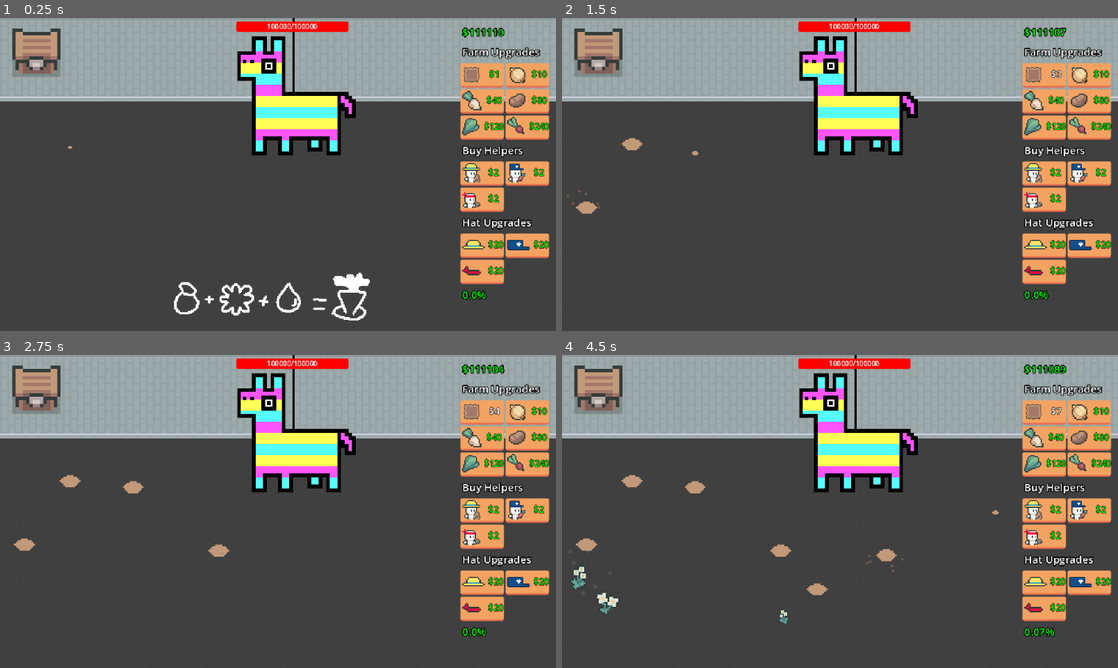
Above: before the commit, frames 1-4 (two rows, left to right).
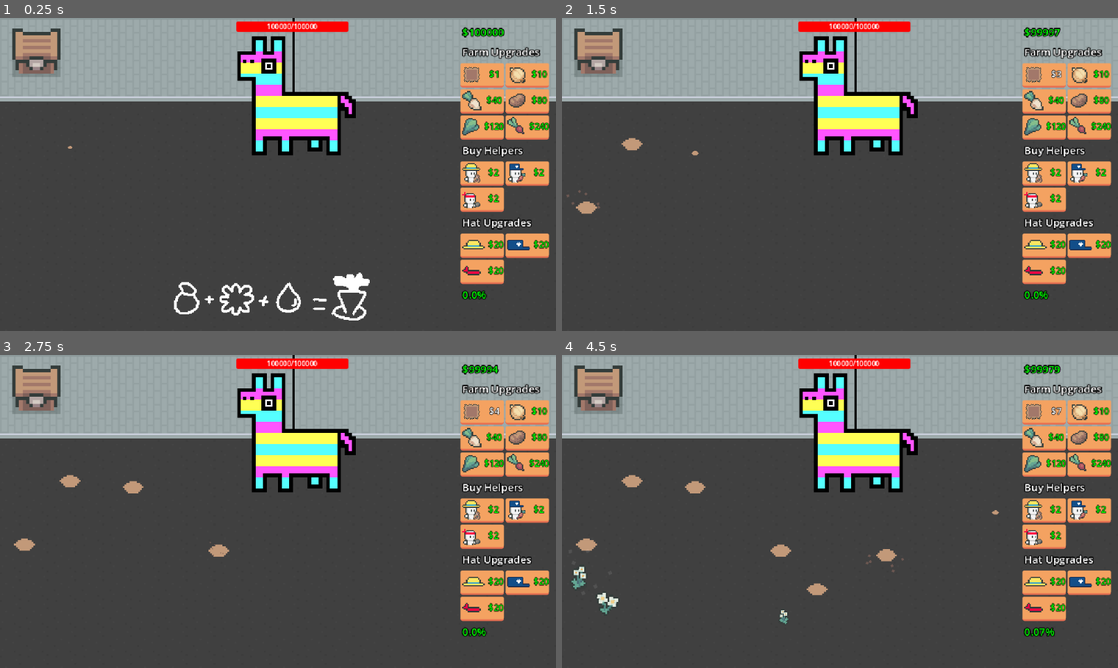
Above: after the commit, the same moments.

Repository: eric-marsh/farminata
Game: Godot game, scene res://scene/scene_switcher.tscn
The game is run twice, just before and just after one commit, with the same random seed, the same clock (stepped at 60 frames per second) and the same inputs. Sound files missing from this copy of the repository are replaced by a short silence.
Inputs:
- Up to frame 1 (0.25 s): no input
- Up to frame 2 (1.5 s): click "$1" at 0.5 s; click "$2" at 1.25 s
- Up to frame 3 (2.75 s): click "$3" at 2 s
- Up to frame 4 (4.5 s): click "$4" at 2.75 s; click "$5" at 3.5 s; click "$6" at 4.25 s

The runs differ from the first frame. In frame 1, 0.1% of the frame differs, in the area x 85-90%, y 3-6%; in frame 2, 0.2%; in frame 3, 0.2%, in the area x 84-91%, y 3-7%; in frame 4, 0.2%.
Error in both runs: Out of bounds get index '0' (on base: 'Array[Node]') (res://scene/plots_container.gd:9)

Commit message:
misc bug fixes

Diff:
--- a/scene/plot.tscn
+++ b/scene/plot.tscn
@@ -141,7 +141,6 @@
 script = ExtResource("1_xmivb")
 
 [node name="Area2D" type="Area2D" parent="."]
-visible = false
 y_sort_enabled = true
 position = Vector2(0, -11)
 
--- a/script/debug.gd
+++ b/script/debug.gd
@@ -2,14 +2,16 @@
 
 var ALL_FULL_CROPS_AT_START:bool = false
 
-var DONT_SAVE:bool = true
-var DONT_LOAD:bool = true
+var DONT_SAVE:bool = false
+var DONT_LOAD:bool = false
+
+var DELETE_SAVE:bool = false
 
 var PINIATA_HP: int = 0
 
 var DEBUG_SHOW_HELPER_STATE: bool = false
 
-var STARTING_MONEY: int = 111110
+var STARTING_MONEY: int = 100000
 
 #var Helper_Speed: float = 200.0
 var Helper_Speed: float = 0.0
--- a/script/drop_util.gd
+++ b/script/drop_util.gd
@@ -179,11 +179,8 @@
 	return null
 
 
-func can_spawn_water() -> bool:
-	return DropUtil.get_total_drops_of_type(Enum.Drop_Type.Water) < State.num_plots * 3
-
-
-var max_seed_offset: int = 4
+
+var max_seed_offset: int = 1
 func get_highest_seed_within_limit() -> Enum.Drop_Type:
 	var max_seeds_allowed: int = PlotUtil.get_total_plots() + max_seed_offset
 	for pair in seed_to_produce:
--- a/script/helper/attack_helper.gd
+++ b/script/helper/attack_helper.gd
@@ -10,7 +10,6 @@
 
 var always_wander: bool = false
 
-# Path2D seems like overkill. Just use the timer and calculate the position based on the attack interval
 
 
 func _ready() -> void:
@@ -138,7 +137,6 @@
 	if !Globals.PiniataNode:
 		return Vector2.ZERO
 
-	var center = Globals.PiniataNode.piniata_center
 	var angle_step = PI / (num_attack_helpers + 1)
 	var angle = PI + angle_step * (index + 1)
 	var offset
@@ -146,4 +144,4 @@
 		offset = Vector2(cos(angle), -sin(angle)) * attack_pos_radius
 	else:
 		offset = Vector2(-cos(angle), -sin(angle)) * attack_pos_radius
-	return center + offset
+	return Globals.PiniataNode.piniata_center + offset + Vector2(0, 84)
--- a/script/helper/helper.gd
+++ b/script/helper/helper.gd
@@ -363,8 +363,12 @@
 
 	if state == Enum.Helper_State.Get_Item and global_position.distance_to(target_pos) <= 2:
 		return true
-	if global_position.distance_to(target_pos) <= 32:
-		return true
+	if helper_type == Enum.Helper_Type.Attack:
+		if global_position.distance_to(target_pos) <= 2:
+			return true
+	else:
+		if global_position.distance_to(target_pos) <= 32:
+			return true
 
 
 
--- a/script/helpers_container.gd
+++ b/script/helpers_container.gd
@@ -5,18 +5,13 @@
 const ATTACK_HELPER = preload("res://scene/helper/attack_helper.tscn")
 
 func _ready() -> void:
-	for i in range(State.num_farmer_helpers):
-		add_helper(Enum.Helper_Type.Farmer)
-	for i in range(State.num_pluck_helpers):
-		add_helper(Enum.Helper_Type.Pluck)
-	for i in range(State.num_attack_helpers):
-		add_helper(Enum.Helper_Type.Attack)
+	pass
 
 func _physics_process(delta: float) -> void:
 	pass
 
 
-func add_helper(helper_type: Enum.Helper_Type) -> void:
+func add_helper(helper_type: Enum.Helper_Type, update_count: bool = true) -> void:
 	var h
 	if helper_type == Enum.Helper_Type.Attack:
 		h = ATTACK_HELPER.instantiate() as attack_helper
@@ -27,13 +22,14 @@
 	h.id = Util.get_total_helpers()
 	h.id_of_type = Util.get_total_helpers_of_type(helper_type)
 	add_child(h)
-	match(helper_type):
-		Enum.Helper_Type.Farmer:
-			State.num_farmer_helpers += 1
-		Enum.Helper_Type.Pluck:
-			State.num_pluck_helpers += 1
-		Enum.Helper_Type.Attack:
-			State.num_attack_helpers += 1
+	if update_count:
+		match(helper_type):
+			Enum.Helper_Type.Farmer:
+				State.num_farmer_helpers += 1
+			Enum.Helper_Type.Pluck:
+				State.num_pluck_helpers += 1
+			Enum.Helper_Type.Attack:
+				State.num_attack_helpers += 1
 
 func get_inactive_helper() -> helper:
 	for c in get_children():
--- a/script/main.gd
+++ b/script/main.gd
@@ -12,6 +12,9 @@
 func _ready() -> void:
 	if !Debug.DONT_LOAD:
 		State.load_game()
+	if Debug.DELETE_SAVE:
+		State.delete_save()
+
 	global_timer = 0
 	is_game_over = false
 	is_paused = false
--- a/script/piniata.gd
+++ b/script/piniata.gd
@@ -17,6 +17,7 @@
 	return !visible
 
 func _ready() -> void:
+	piniata_center = global_position
 	health_bar.max_value = State.max_piniata_hp
 	health_bar.min_value = 0
 
--- a/script/plot.gd
+++ b/script/plot.gd
@@ -124,8 +124,6 @@
 const PLOT_DRY = preload("res://img/plot/plot_dry.png")
 const PLOT_GROW = preload("res://img/plot/plot_grow.png")
 const SEED = preload("res://img/plants/seed.png")
-
-
 
 func update_image():
 		match plot_state:
@@ -145,9 +143,9 @@
 func _on_area_2d_input_event(_viewport: Node, event: InputEvent, _shape_idx: int) -> void:
 	if plot_growth_state != Enum.Plot_Growth_State.Full:
 		return
-
 	if event is InputEventMouseButton and event.button_index == MOUSE_BUTTON_LEFT:
 		if event.pressed:
+
 			animation_player.play("pluck_crop")
 			is_plucking = true
 		else:
--- a/script/state.gd
+++ b/script/state.gd
@@ -46,7 +46,24 @@
 				for i in save_data[key]:
 					unlocked_slot_outputs.append(int(i))
 			else:
+				print(key, ": ", save_data[key])
 				self.set(key, save_data[key])
+
+	if Globals.CanvasLayerNode:
+		Globals.CanvasLayerNode.update_money_counter()
+	if Globals.HelpersContainerNode:
+		var num_farmers = num_farmer_helpers
+		num_farmer_helpers = 0
+		for i in range(num_farmers):
+			Globals.HelpersContainerNode.add_helper(Enum.Helper_Type.Farmer)
+		var num_pluckers = num_pluck_helpers
+		num_pluck_helpers = 0
+		for i in range(num_pluckers):
+			Globals.HelpersContainerNode.add_helper(Enum.Helper_Type.Pluck)
+		var num_attackers = num_attack_helpers
+		num_attack_helpers = 0
+		for i in range(num_attackers):
+			Globals.HelpersContainerNode.add_helper(Enum.Helper_Type.Attack)
 
 func save_game():
 	if Debug.DONT_SAVE:
